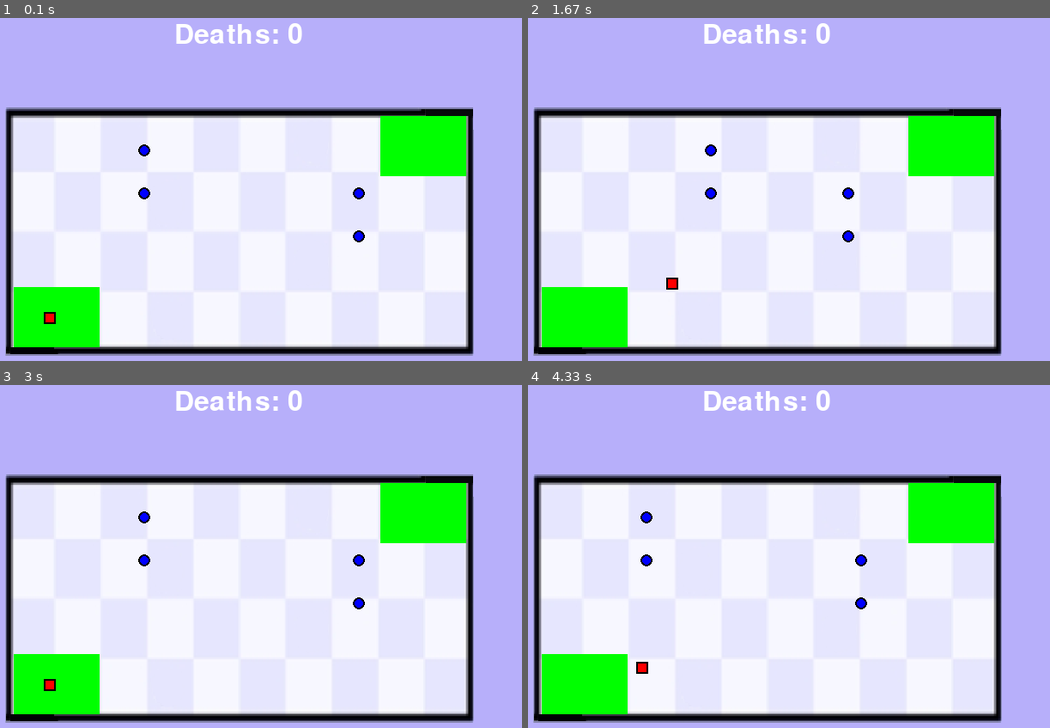
Above: before the commit, frames 1-4 (two rows, left to right).
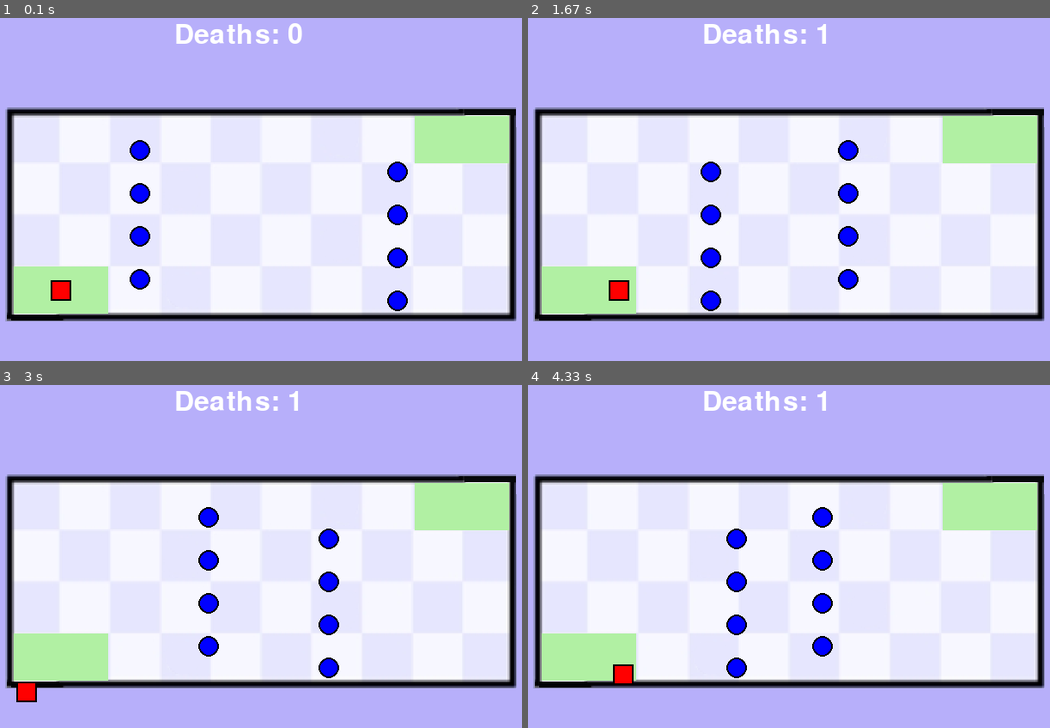
Above: after the commit, the same moments.

Repository: reynaldos/whg_pygame
Game: pygame game, started from game.py
Two runs of this game, one before a commit and one after it. Both use one fixed random seed, a clock stepped at 60 frames per second and the inputs below.
Inputs:
- Up to frame 1 (0.1 s): no input
- Up to frame 2 (1.67 s): hold Right 0.33-0.8 s; hold Up 0.83-1.13 s; hold Right 1.17-1.63 s
- Up to frame 3 (3 s): hold Left 1.67-2.2 s; hold Down 2.23-2.53 s; hold Left 2.57-2.97 s
- Up to frame 4 (4.33 s): hold Up 3-3.37 s; hold Right 3.4-4.03 s; hold Down from 4.07 s (still down)

The runs differ from the first frame. In frame 1, 26% of the frame differs, in the area x 0-100%, y 26-99%; in frame 2, 26%; in frame 3, 26%; in frame 4, 26%, in the area x 0-100%, y 1-99%.

Commit message:
map edits

Diff:
--- a/game.py
+++ b/game.py
@@ -16,21 +16,26 @@
 
 # lvl1 img
 lvl1_img = pygame.image.load(os.path.join('assets', 'level1.png'))
-lvl1_img = pygame.transform.scale(lvl1_img, (550,290))
+lvl1_img = pygame.transform.scale(lvl1_img, (600,250))
 
 # lvl1 player
-lvl1_player = Player(150, 390)
+lvl1_player = Player()
 
 # lvl1 enemies
 lvl1_e1 = Enemy(250, 200)
 lvl1_e2 = Enemy(250, 250)
-lvl1_e3 = Enemy(500, 250)
-lvl1_e4 = Enemy(500, 300)
-lvl1_eList = [lvl1_e1, lvl1_e2, lvl1_e3, lvl1_e4]
+lvl1_e3 = Enemy(550, 225)
+lvl1_e4 = Enemy(550, 275)
+
+lvl1_e5 = Enemy(250, 300)
+lvl1_e6 = Enemy(250, 350)
+lvl1_e7 = Enemy(550, 325)
+lvl1_e8 = Enemy(550, 375)
+lvl1_eList = [lvl1_e1, lvl1_e2, lvl1_e3, lvl1_e4,lvl1_e5,lvl1_e6,lvl1_e7, lvl1_e8]
 
 # lvl1 checkpoints
-lvl1_cp1 = CheckPoint(113,359,100,70)
-lvl1_cp2 = CheckPoint(540,160,100,70)
+lvl1_cp1 = CheckPoint(113,335,110,55)
+lvl1_cp2 = CheckPoint(580,160,110,55)
 lvl1_cpList = [lvl1_cp1, lvl1_cp2]
 
 # lvl1 build
@@ -50,8 +55,6 @@
 
     lvl1.draw(SCREEN)
     lvl1.update(keys_pressed)
-
-
 
 pygame.quit()
 
--- a/library.py
+++ b/library.py
@@ -1,44 +1,35 @@
 import pygame
 
 RED = (255,0,0)
-GREEN = (0,255,0)
+GREEN = (177,240,163)
 BLUE = (0,0,255)
 WHITE = (255, 255, 255)
+YELLOW = (255, 255, 0)
 PURPLE_BG = (183,175,250)
 
-PLAYER_WIDTH = 10
+PLAYER_WIDTH = 20
 PLAYER_VEL = 5
 
-ENEMY_WIDTH = 5
-ENEMY_VEL = 15
+ENEMY_WIDTH = 10
+ENEMY_VEL = 10
+
+COIN_WIDTH = 4
 
 pygame.init()
 FONT = pygame.font.Font('freesansbold.ttf', 32)
 
-
-# checkpoint class
-class CheckPoint(pygame.Rect):
-    def __init__(self, x, y, width, height):
-        self.x = x
-        self.y = y
-        self.width = width
-        self.height = height
-        self.color = GREEN
-
-    def draw(self, screen):
-        return pygame.draw.rect(screen, self.color, (self.x, self.y, self.width, self.height))
-
-
 # player class
 class Player(pygame.Rect):
-    def __init__(self, x, y, deaths = 0):
-        self.x = x
-        self.y = y
+    def __init__(self, deaths = 0):
+        self.x = -1
+        self.y = -1
         self.width = PLAYER_WIDTH
         self.height = PLAYER_WIDTH
         self.vel = PLAYER_VEL
         self.color = RED
         self.deaths = deaths
+
+
 
     # player moves vel according to list of keys preseed
     def move(self, keys):
@@ -58,9 +49,35 @@
 
 
     # player gets reset at lastCP
-    def reset(self, CP: CheckPoint):
+    def reset(self):
+        CP = self.lastCP
         self.x = (CP.x + CP.width/2) - self.width/2
         self.y = (CP.y + CP.height/2) - self.height/2
+
+
+    def updateLastCP():
+        pass
+
+
+
+# checkpoint class
+class CheckPoint(pygame.Rect):
+    def __init__(self, x, y, width, height):
+        self.x = x
+        self.y = y
+        self.width = width
+        self.height = height
+        self.color = GREEN
+        self.lastCP = -1
+        self.capturedCoins = list()
+
+    def draw(self, screen):
+        return pygame.draw.rect(screen, self.color, (self.x, self.y, self.width, self.height))
+
+
+    def checkForCoins(self):
+        pass
+
 
 
 # enemy class
@@ -82,10 +99,25 @@
     def move(self, bound_x1, bound_x2):
         if self.x < bound_x1 or self.x > bound_x2:
             self.right = not self.right
+
         if self.right:
             self.x += self.vel
         else:
             self.x -= self.vel
+
+
+# coin class
+class Coin():
+    def __init__(self, x, y):
+        self.x = x
+        self.y = y
+        self.width = COIN_WIDTH
+        self.height = COIN_WIDTH
+        self.color = YELLOW
+
+    def draw(self, screen):
+        self.mask = pygame.draw.circle(screen, (0,0,0), (self.x, self.y), self.width+2, self.height+2)
+        return pygame.draw.circle(screen, self.color, (self.x, self.y), self.width, self.height)
 
 
 # level class
@@ -100,6 +132,8 @@
         self.coinList = coinList
         self.enemyList = enemyList
         self.player = player
+        self.player.lastCP = self.startCP
+        self.player.reset()
 
 
     # draws level on screen
@@ -121,7 +155,6 @@
         pygame.display.update()
 
 
-
     # level game logic
     def update(self,keys):
         self.player.move(keys)
@@ -130,10 +163,10 @@
             print("Finished")
 
         for enemy in self.enemyList:
-            enemy.move(250,500)
+            enemy.move(250,550)
 
             if enemy.mask.collidelist([self.player.mask]) != -1:
-                self.player.reset(self.startCP)  # better respawn logic needed
+                self.player.reset()  # better respawn logic needed
                 self.player.deaths += 1
 
 
